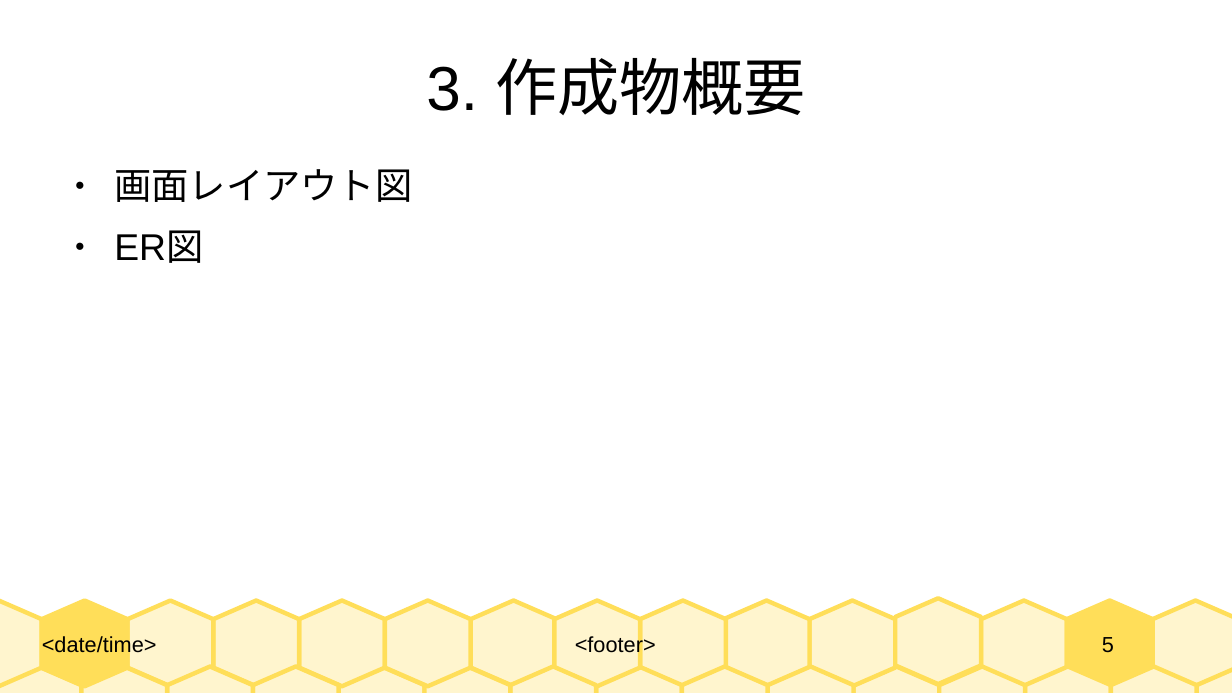
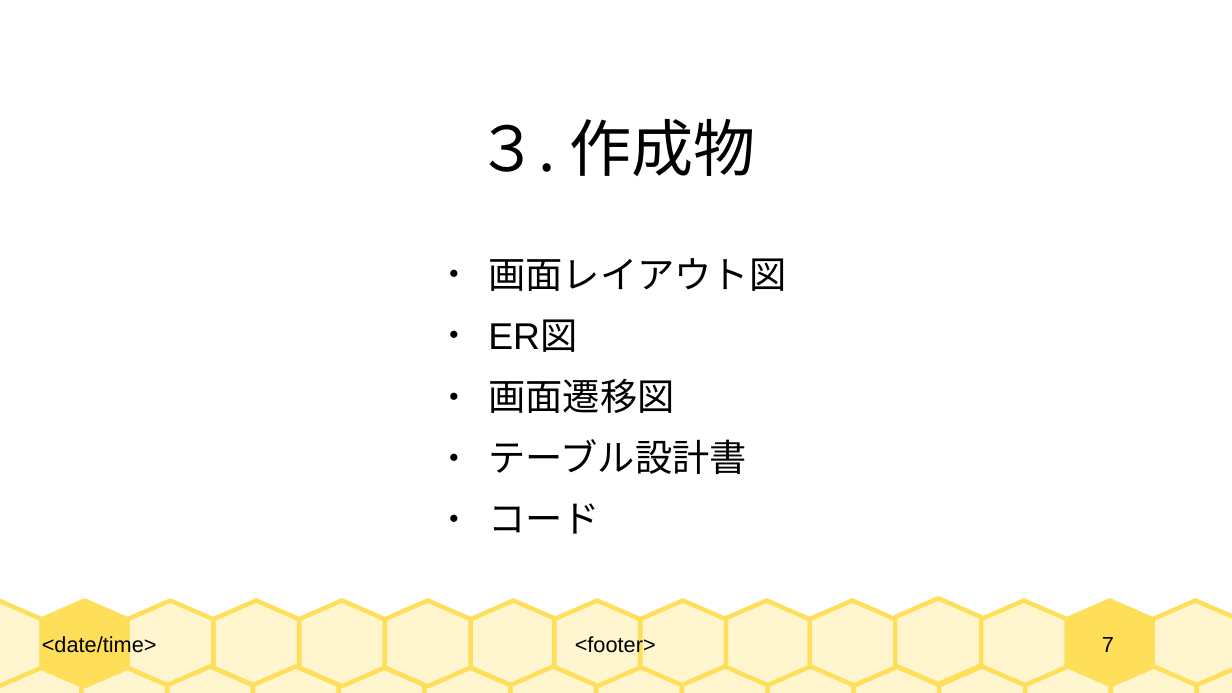
Before and after one commit to 2022java42-student008/LibraryProject, a slide deck: slide 7 of 図書管理システム - コピー.odp (slide 5 before the commit). Drawn at 1232x693 pixels with LibreOffice and Linux fonts; fonts in the diff are those of the drawing. Boxes give left, top, right and bottom in pixels: in the first picture for what was removed or moved away, otherwise in the second. Text is boxed around its words. In the diff, an @@ line names an element or a change of style, - is before the commit and + after.

```diff
--- a/図書管理システム - コピー.odp
+++ b/図書管理システム - コピー.odp
@@ title at (476,119,756,176): text changed; font Arial to Noto Sans CJK JP @@
-3. 作成物概要
+３. 作成物
@@ text "画面レイアウト図": place and size @@
-text "画面レイアウト図" at (114,169,412,263)
+text "画面レイアウト図" at (488,258,786,534)
@@ text at (488,378,747,534): paragraphs added @@
+● 画面遷移図
+● テーブル設計書
+● コード
@@ page number at (1102,637,1114,652): text changed @@
-5
+7
```
Also in this commit, not shown: 2 other slides changed, 16 slides added, 1 slide removed.
